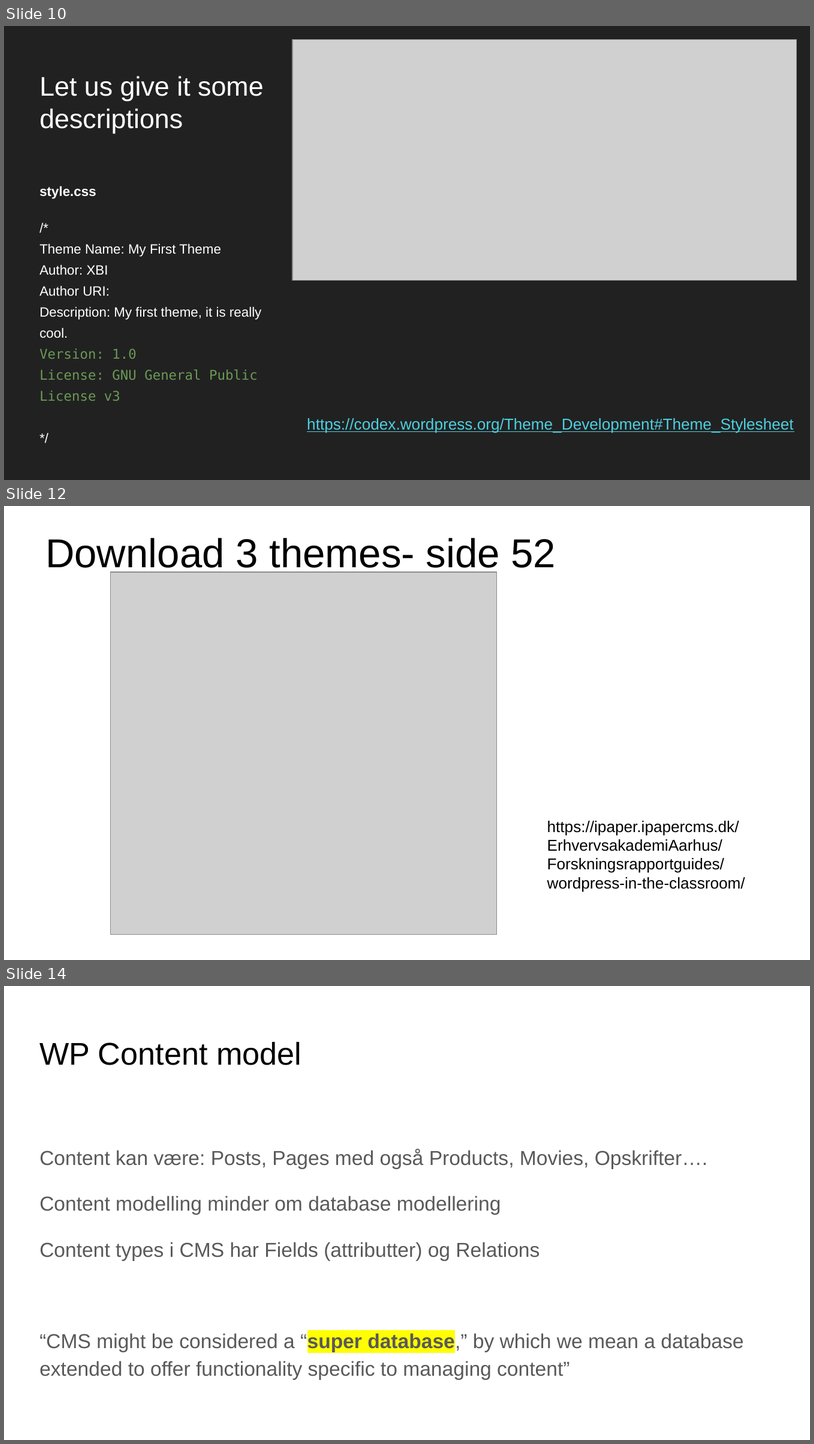
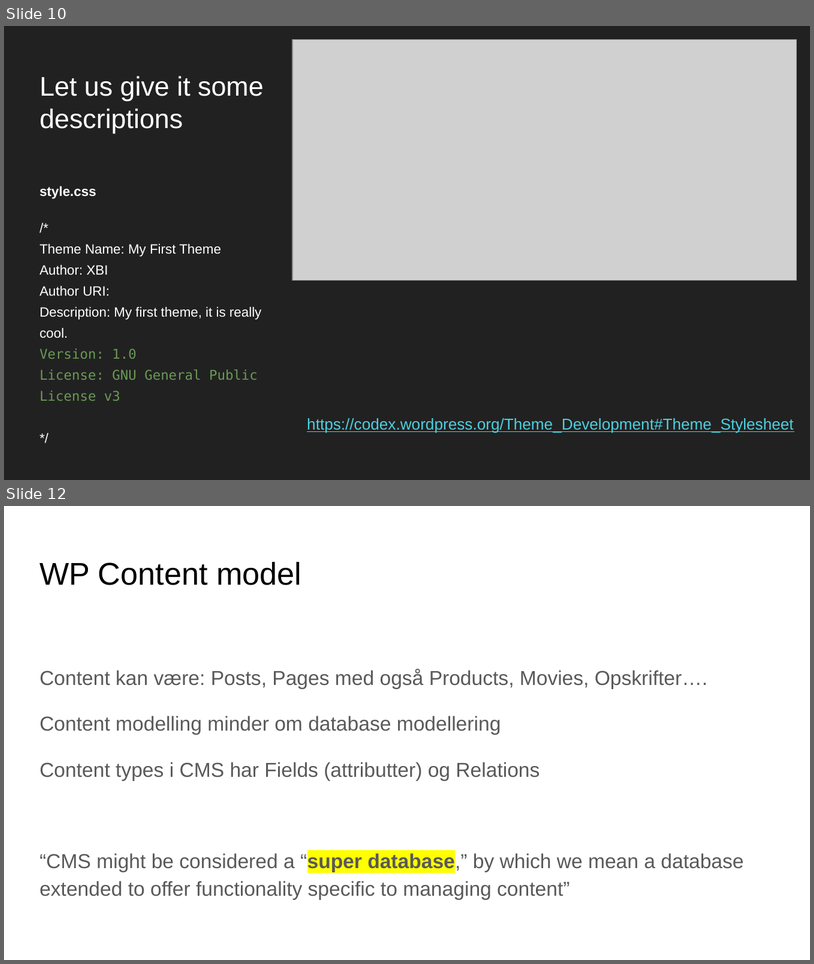
Before and after one commit to xbibogo/MMD24, a slide deck: semester2 PPT/CMS_content_wordpress_modellering og aggregering.pptx. Shown one above the other, each under a label of ours: slides 10, 12 and 14 before the commit, slides 10 and 12 after it; the slides between them are not shown. The pictures are 814x1444 and 814x964 pixels, drawn with LibreOffice and Linux fonts; fonts in the diff are those of the drawing; grey boxes stand for pictures. Boxes give left, top, right and bottom in pixels: in the first picture for what was removed or moved away, otherwise in the second. Text is boxed around its words. In the diff, an @@ line names an element or a change of style, - is before the commit and + after.

Commit message:
Update CMS_content_wordpress_modellering og aggregering.pptx
add custom post type and plugins

```diff
--- a/semester2 PPT/CMS_content_wordpress_modellering og aggregering.pptx
+++ b/semester2 PPT/CMS_content_wordpress_modellering og aggregering.pptx
@@ slide 12 removed at (4, 506, 810, 960), background #FFFFFF @@
@@ title removed at (45, 538, 557, 574) @@
-Download 3 themes- side 52
@@ picture removed at (110, 572, 497, 934) @@
@@ text removed at (548, 820, 746, 892) @@
-https://ipaper.ipapercms.dk/ErhvervsakademiAarhus/Forskningsrapportguides/wordpress-in-the-classroom/
@@ what was slide 14 is now slide 12 @@
```
Also in this commit, not shown: 2 slides changed, 1 slide added, 1 other slide removed.
